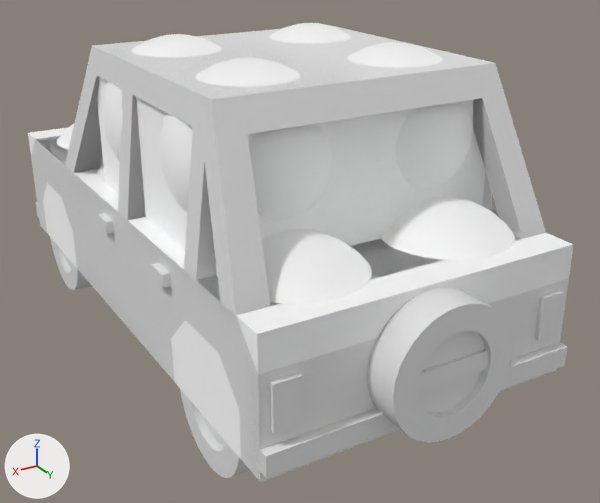
The glTF model build/assets/car.glb as it was, and as the next commit left it.
Rendered twice from a 50 mm lens placed at (1.536, 2.939, 1.437), pointed at (-0.111, 0.194, 0.064). Arrows for +X, +Y and +Z are at lower left; the lights stay in place. Where no turn or scale is listed for an object, it has been applied to the vertices.

Script lines for the objects in view, before the commit:
```python
me_mesh_16 = bpy.data.meshes.new('Mesh_16')
me_mesh_16.from_pydata(...)  # a UV sphere (32 segments, 16 rings, poles along z) spanning x -0.306..0.306, y -0.306..0.306, z -0.306..0.306
me_mesh_16.materials.append(mat_material_2)  # white #ffffff
me_mesh_7 = bpy.data.meshes.new('Mesh_7')
me_mesh_7.from_pydata(...)  # 136 vertices, 258 faces; spans x -0.122..0.03, y -0.235..0.235, z -0.235..0.235
me_mesh_7.materials.append(mat_wheel)  # its picture is missing
me_mesh_9 = bpy.data.meshes.new('Mesh_9')
me_mesh_9.from_pydata(...)  # a box spanning x -0.542..0.542, y -0.536..0.536, z -0.28..0.28
me_mesh_9.materials.append(mat_material_2)  # white #ffffff
ob_cube002 = bpy.data.objects.new('Cube002', me_mesh_9)
ob_cube002.location = (0.0, 0.255, 0.62)
ob_sphere005 = bpy.data.objects.new('Sphere005', me_mesh_16)
ob_sphere005.location = (0.306, 0.866, 0.151)
ob_wheel_001 = bpy.data.objects.new('wheel.001', me_mesh_7)
ob_wheel_001.location = (0.004, 1.184, 0.09)
ob_wheel_001.rotation_euler = (0.0, 0.0, -1.571)  # degrees (0, 0, -90)
# also in view: 'Cylinder001' at (0.528, 0.787, -0.123); 'body' at (0.0, -0.038, 0.371); 'Sphere002' at (-0.294, -0.033, 0.652); 'Cube006' at (0.0, -0.038, 0.091); 'door_3' at (0.57, 0.425, 0.13)
```
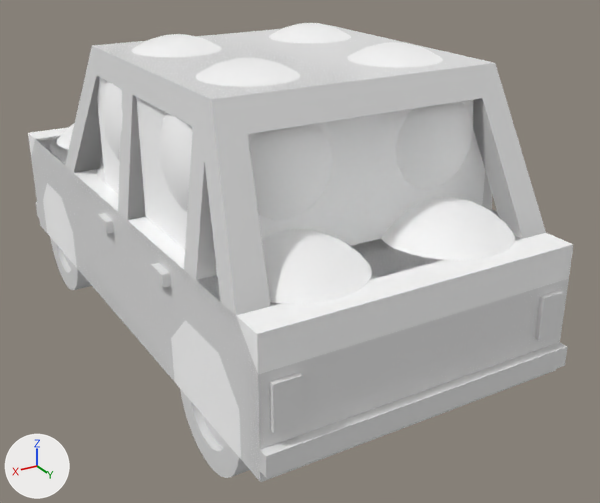
Commit message: fucking ass

The change, as JSON lines over the scene's bpy script:
```json
{"op": "remove", "block": "ob_wheel_001", "code": ["ob_wheel_001 = bpy.data.objects.new('wheel.001', me_mesh_7)", "ob_wheel_001.location = (0.004, 1.184, 0.09)", "ob_wheel_001.rotation_euler = (0.0, 0.0, -1.571)  # degrees (0, 0, -90)"]}
```

Changed parts and their boxes (x1, y1, x2, y2) in the pictures (600 x 503 px):
```json
{"object": "wheel.001", "change": "deleted", "before": [367, 287, 512, 443]}
```
